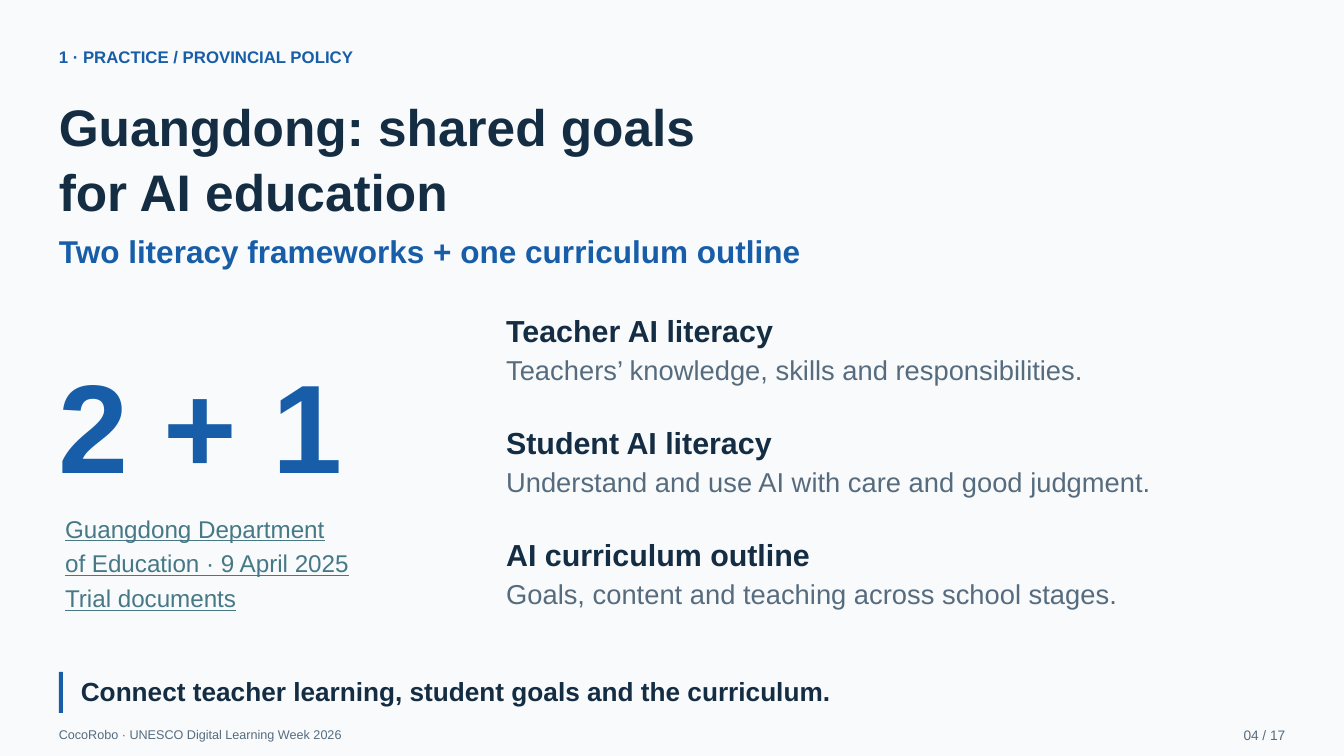
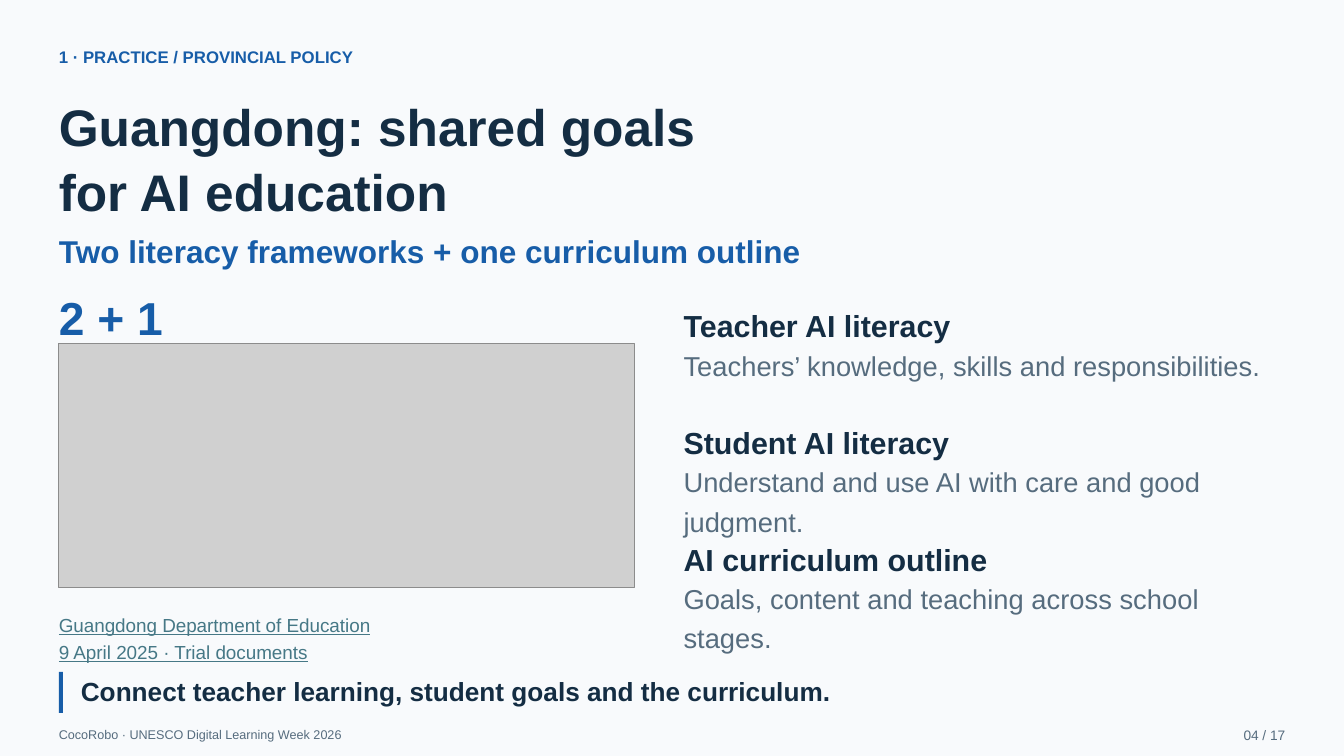
Before and after one commit to tonyxinvip/slides, a slide deck: slide 4 of teacher-agent-creators-10min/downloads/UNESCO_Teacher_AI_Agents_EN.pptx. Drawn at 1344x756 pixels with LibreOffice and Linux fonts; fonts in the diff are those of the drawing; grey boxes stand for pictures. Boxes give left, top, right and bottom in pixels: in the first picture for what was removed or moved away, otherwise in the second. Text is boxed around its words. In the diff, an @@ line names an element or a change of style, - is before the commit and + after.

Commit message:
Update UNESCO deck with authentic workshop, Guangdong policy and APEC 2026 imagery

```diff
--- a/teacher-agent-creators-10min/downloads/UNESCO_Teacher_AI_Agents_EN.pptx
+++ b/teacher-agent-creators-10min/downloads/UNESCO_Teacher_AI_Agents_EN.pptx
@@ text "2 + 1": place and size @@
-text "2 + 1" at box(59, 385, 342, 473)
+text "2 + 1" at box(59, 302, 163, 345)
@@ text "2 + 1" at box(59, 302, 163, 345): size 90 to 33 pt @@
@@ text "Teacher AI literacy": place and size @@
-text "Teacher AI literacy" at box(506, 320, 773, 348)
+text "Teacher AI literacy" at box(684, 315, 950, 343)
@@ picture added at box(58, 344, 634, 589) @@
@@ text "Teachers’ knowledge, skills and responsibilities.": place and size @@
-text "Teachers’ knowledge, skills and responsibilities." at box(506, 360, 1083, 385)
+text "Teachers’ knowledge, skills and responsibilities." at box(684, 356, 1260, 380)
@@ text "Student AI literacy": place and size @@
-text "Student AI literacy" at box(506, 432, 771, 460)
+text "Student AI literacy" at box(684, 432, 949, 460)
@@ text "Understand and use AI with ..." rewrapped from box(506, 472, 1150, 497) to box(684, 472, 1200, 536) @@
@@ text "AI curriculum outline": place and size @@
-text "AI curriculum outline" at box(506, 544, 809, 567)
+text "AI curriculum outline" at box(684, 549, 987, 572)
@@ text "Goals, content and teaching across ..." rewrapped from box(506, 584, 1117, 609) to box(684, 589, 1199, 653) @@
@@ text at box(59, 618, 371, 663): text changed; size 17.2 to 13.5 pt @@
-Guangdong Department
-of Education · 9 April 2025
-Trial documents
+Guangdong Department of Education
+9 April 2025 · Trial documents
```
Also in this commit, not shown: 2 other slides changed, 11 other files.
